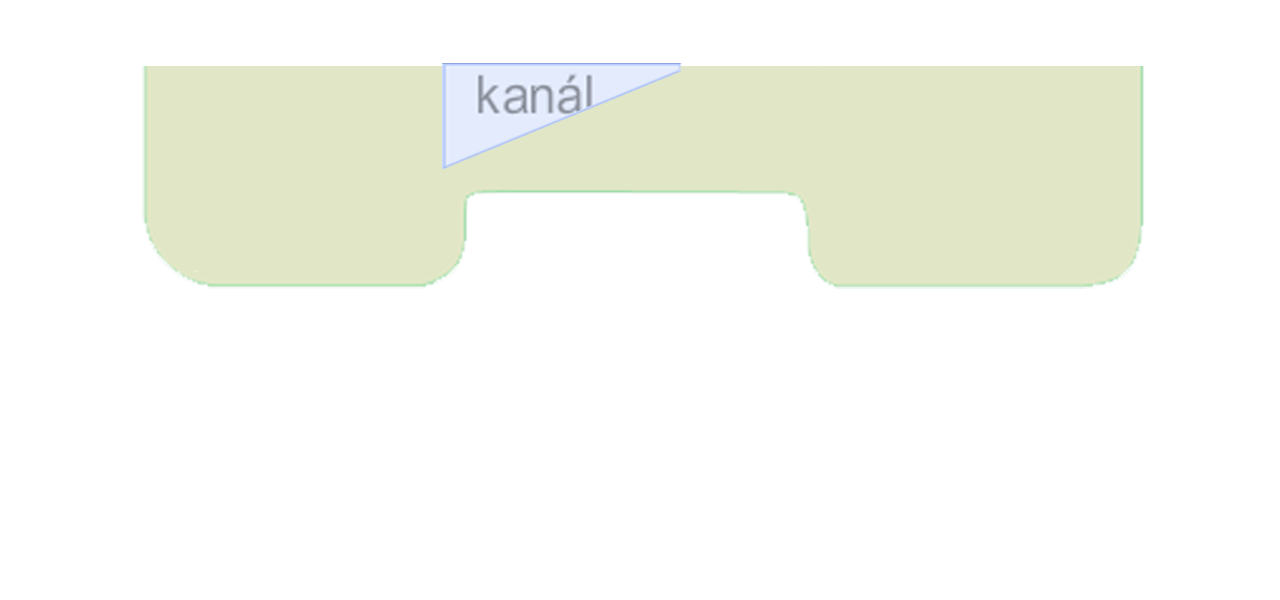
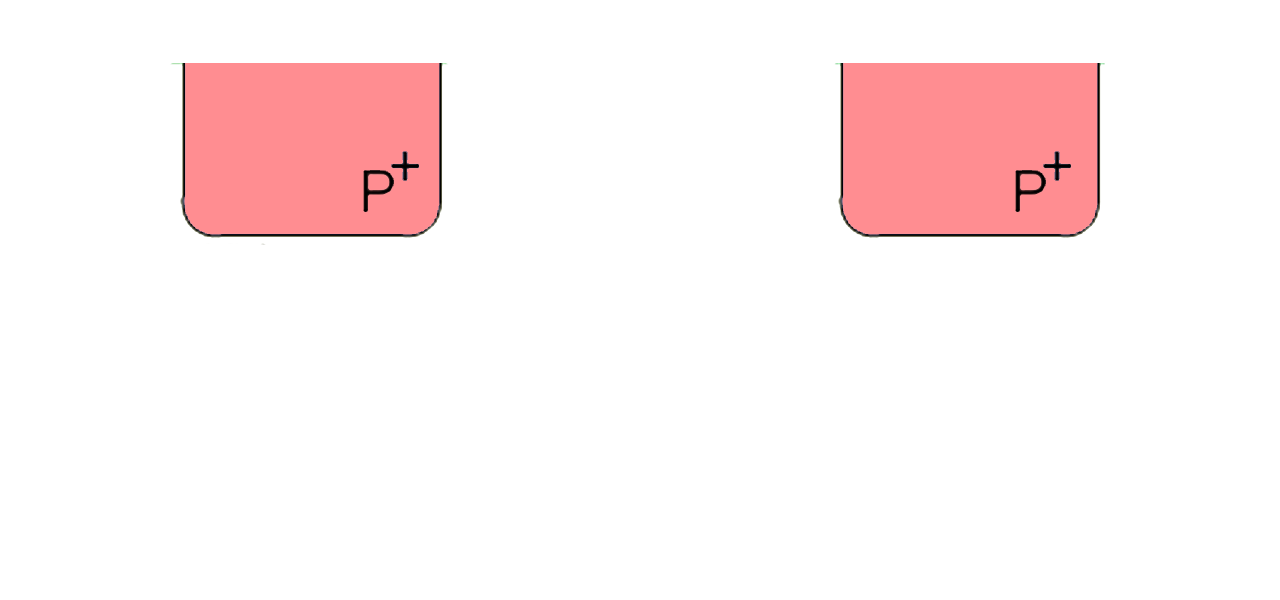
Comparing the layer stacks of the two 1280px x 600px images. Changes:
added layer "pmos" in group "channel basics" over [left=169, top=63, right=1106, bottom=245]
hid group "kanal" (12 layers) over [left=414, top=63, right=861, bottom=173]
hid group "3" (1st of 2, in "kanal") (3 layers) over [left=441, top=63, right=842, bottom=173]
hid group "2" (1st of 2, in "kanal") (3 layers) over [left=435, top=63, right=855, bottom=149]
hid group "channels" (19 layers) over [left=142, top=63, right=1145, bottom=289]
hid group "3" (2nd of 2, in "channels") (1 layers) over [left=142, top=66, right=1145, bottom=289]
hid group "2" (2nd of 2, in "channels") (4 layers) over [left=150, top=63, right=1145, bottom=289]
